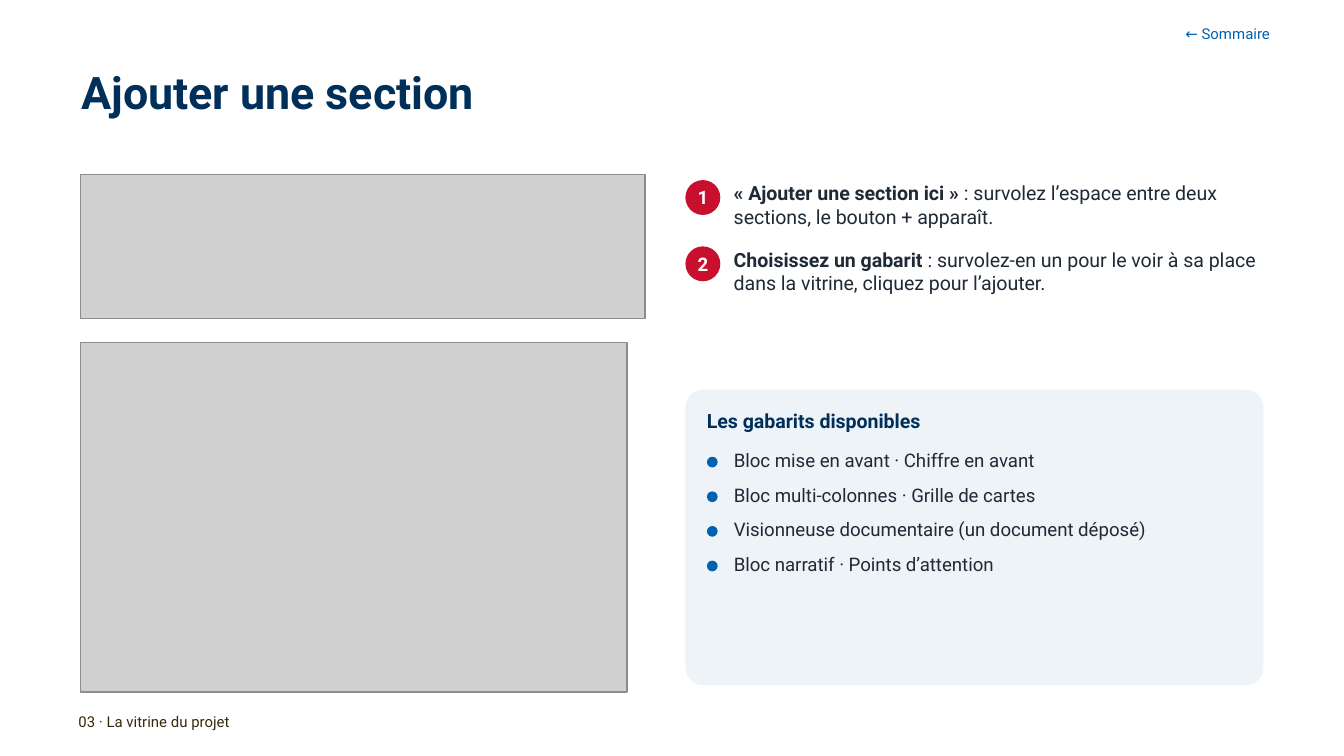
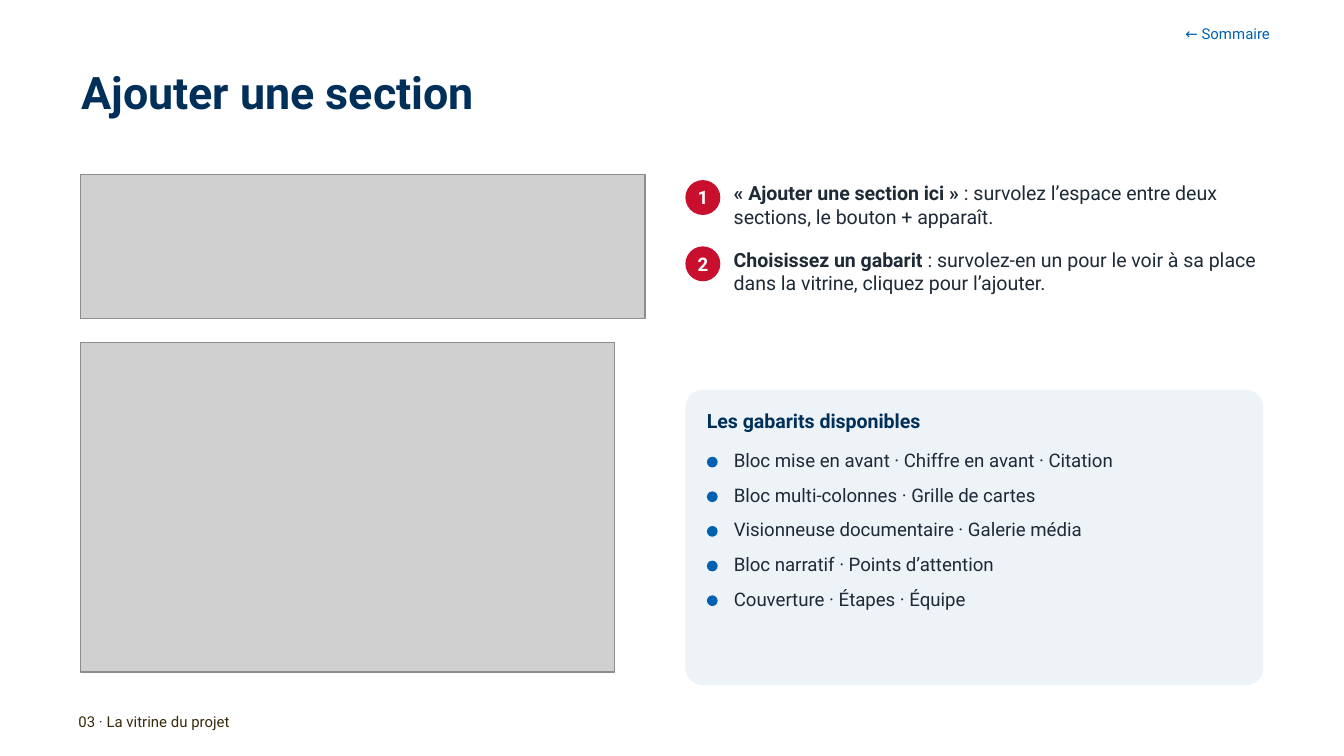
Before and after one commit to antoinelmariel-ux/ProjectNavigator, a slide deck: slide 26 of docs/Project Navigator _ Manuel Chef de Project.pptx. Drawn at 1344x756 pixels with LibreOffice and Linux fonts; fonts in the diff are those of the drawing; grey boxes stand for pictures; background and template pictures are left out. Boxes give left, top, right and bottom in pixels: in the first picture for what was removed or moved away, otherwise in the second. Text is boxed around its words. In the diff, an @@ line names an element or a change of style, - is before the commit and + after.

```diff
--- a/docs/Project Navigator _ Manuel Chef de Project.pptx
+++ b/docs/Project Navigator _ Manuel Chef de Project.pptx
@@ picture: place and size @@
-picture at box(81, 343, 628, 692)
+picture at box(81, 343, 614, 672)
@@ text at box(734, 453, 1113, 467): text changed @@
-Bloc mise en avant · Chiffre en avant
+Bloc mise en avant · Chiffre en avant · Citation
@@ text at box(734, 522, 1081, 536): text changed @@
-Visionneuse documentaire (un document déposé)
+Visionneuse documentaire · Galerie média
@@ ellipse added at box(707, 595, 718, 606), fill #0061B0 @@
@@ text added at box(734, 589, 965, 610), 10 pt, text #1F2A37 @@
+Couverture · Étapes · Équipe
```
Also in this commit, not shown: 9 other slides changed, 2 slides added, 1 other file.
